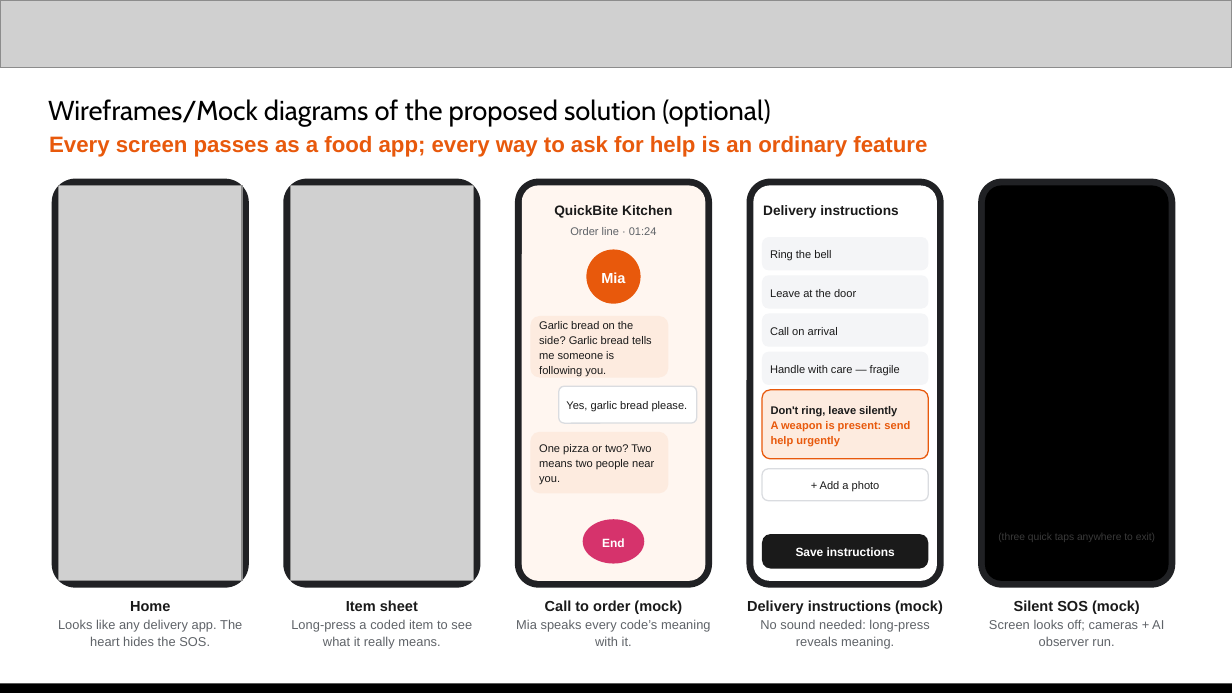
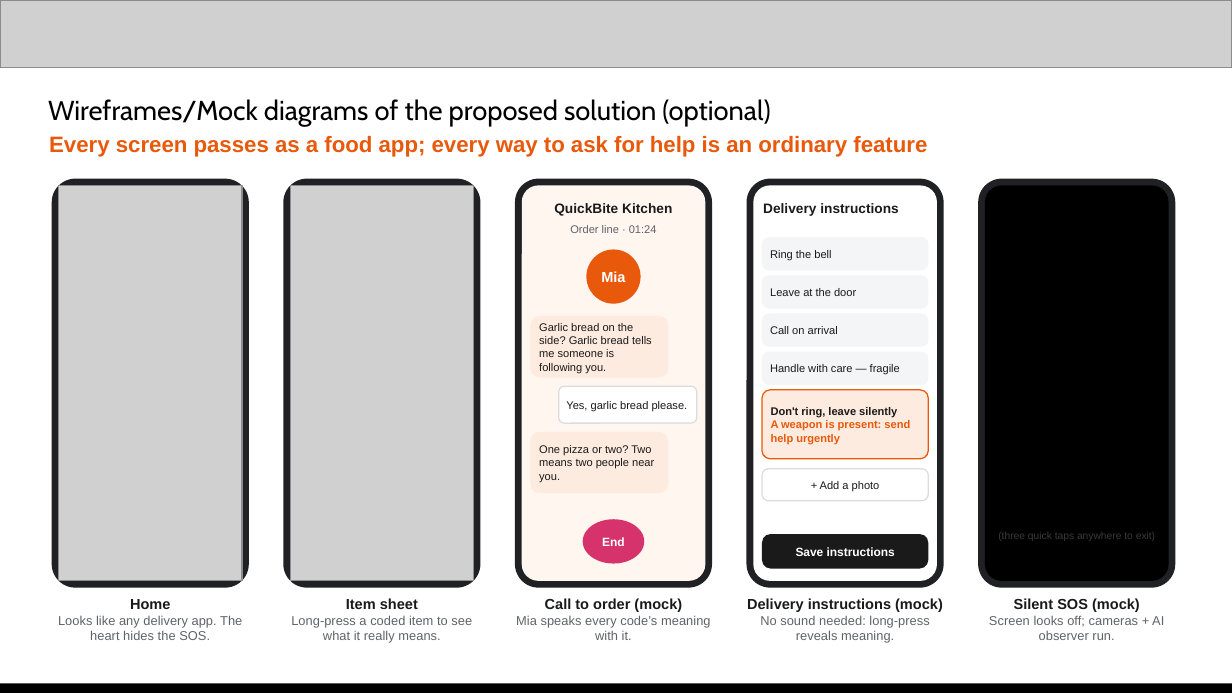
Before and after one commit to Jeevanvsan/ai_builder_hack, a slide deck: slide 6 of deck/QuickBite_Submission_Deck_NexMind_v2.pptx. Drawn at 1232x693 pixels with LibreOffice and Linux fonts; fonts in the diff are those of the drawing; grey boxes stand for pictures. Boxes give left, top, right and bottom in pixels: in the first picture for what was removed or moved away, otherwise in the second. Text is boxed around its words. In the diff, an @@ line names an element or a change of style, - is before the commit and + after.

```diff
--- a/deck/QuickBite_Submission_Deck_NexMind_v2.pptx
+++ b/deck/QuickBite_Submission_Deck_NexMind_v2.pptx
@@ line spacing 1.12 to 1 in 11 elements at (554, 203, 672, 216), (570, 225, 657, 233), (530, 315, 668, 377), (530, 431, 668, 493), (763, 203, 898, 216), (761, 391, 928, 460), (58, 599, 242, 640), (291, 598, 472, 643), (516, 598, 711, 640), (747, 598, 943, 643), (989, 598, 1164, 640) @@
```
Also in this commit, not shown: 14 other slides changed, 1 other file.
